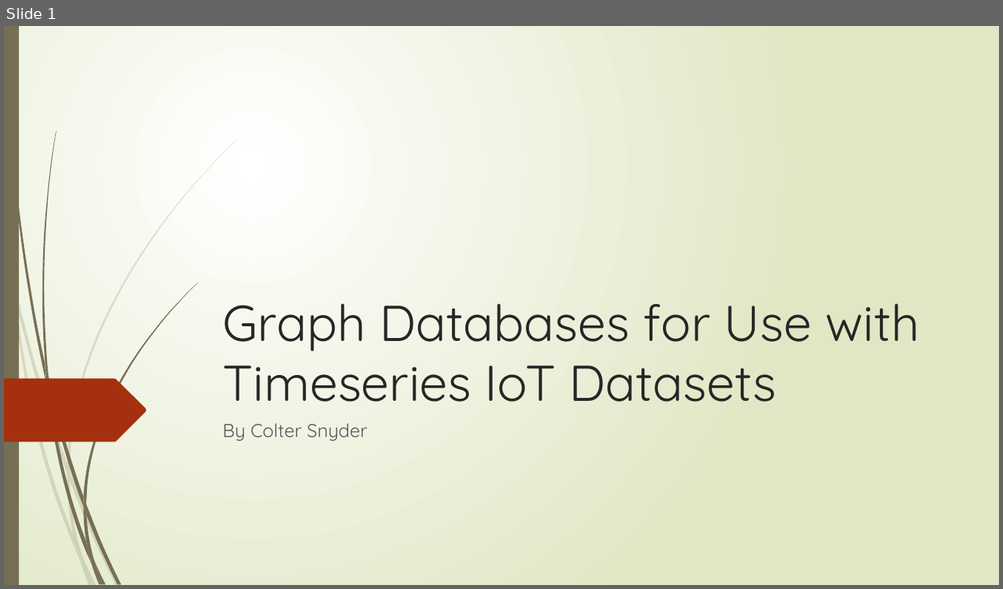
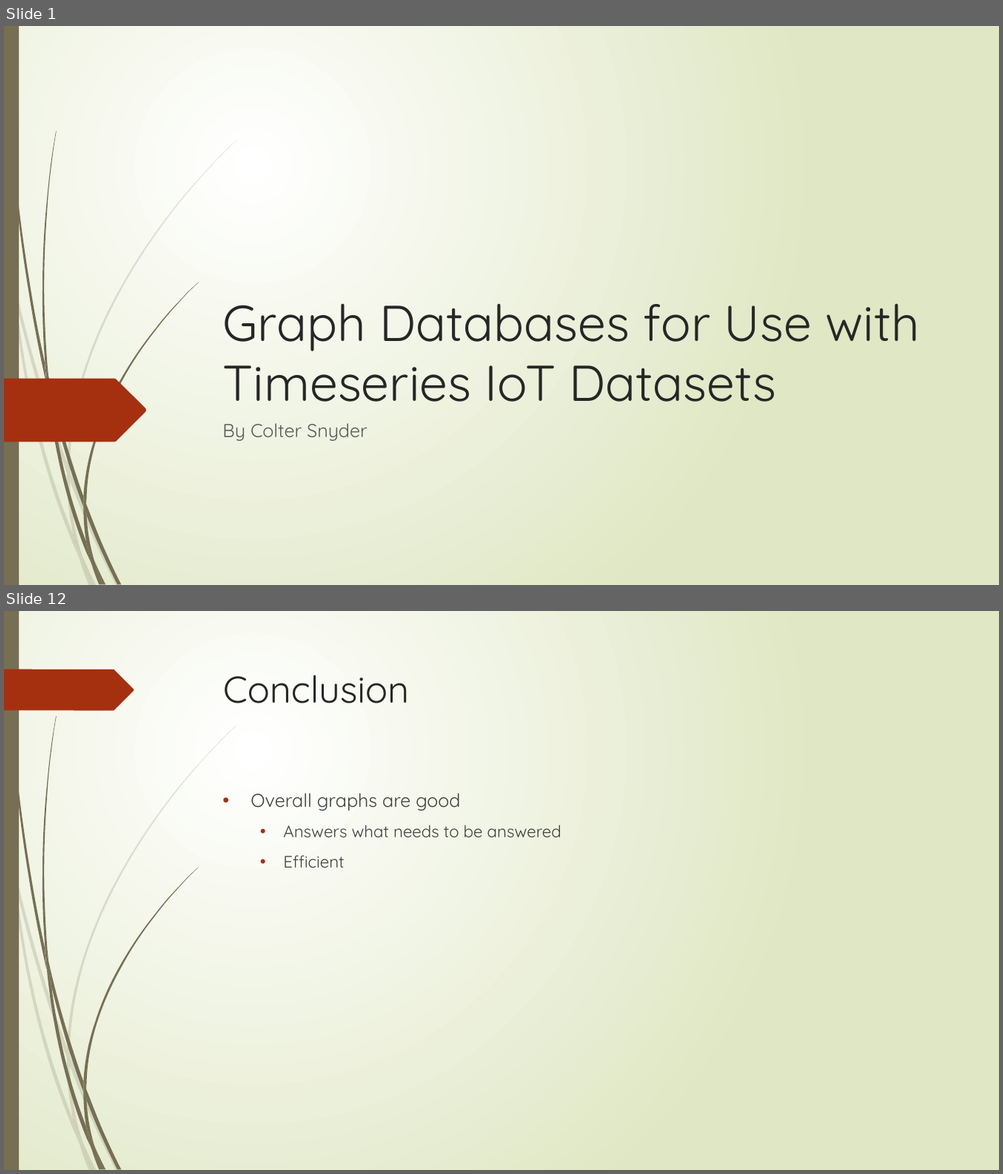
Before and after one commit to coltersnyder/CSCI598BFinalProject, a slide deck: FinalPresentation.pptx. Shown one above the other, each under a label of ours: slide 1 before the commit, slides 1 and 12 after it; the slides between them are not shown. The pictures are 1003x589 and 1003x1174 pixels, drawn with LibreOffice and Linux fonts; fonts in the diff are those of the drawing. Boxes give left, top, right and bottom in pixels: in the first picture for what was removed or moved away, otherwise in the second. Text is boxed around its words. In the diff, an @@ line names an element or a change of style, - is before the commit and + after.

```diff
--- a/FinalPresentation.pptx
+++ b/FinalPresentation.pptx
@@ slide 12 added at (4, 611, 999, 1170), background gradient #FFFFFF to #DFE8C4; not listed: 23 template elements that a slide beside it also shows @@
@@ freeform shape added at (4, 669, 134, 710), fill #A53010 @@
@@ title added at (223, 675, 409, 703), 36 pt, text #262626 @@
+Conclusion
@@ text added at (250, 793, 561, 868), 16 pt, text #404040 @@
+• Overall graphs are good
+  • Answers what needs to be answered
+  • Efficient
```
Also in this commit, not shown: 2 slides changed, 9 other slides added, 4 slides removed.
